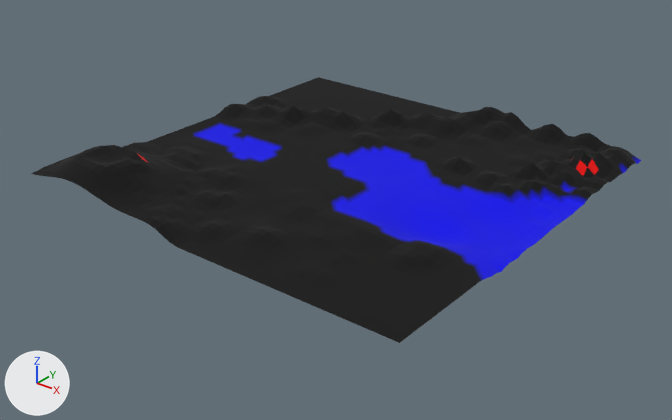
The glTF model art/world/export/world_landscape_400m.glb, before and after one commit.
Both versions are drawn from a 50 mm lens placed at (486.0, -624.0, 343.0), pointed at (6.0, -23.0, -29.0). Arrows for +X, +Y and +Z are at lower left; the lights stay in place. The first picture is the older version. Where no turn or scale is listed for an object, it has been applied to the vertices. Vertices at exactly the same position are counted once.

Names of what the first picture shows: 'geo'.
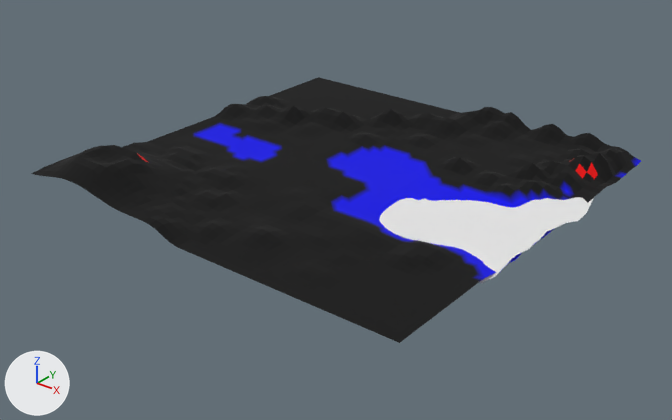
Patch to the scene script:
```diff
--- a/art/world/export/world_landscape_400m.glb.py
+++ b/art/world/export/world_landscape_400m.glb.py
@@ mat_water_placeholder @@
+mat_water_placeholder = principled_material('water_placeholder')
+mat_water_placeholder.base_color = (0.8, 0.8, 0.8)  # white #e7e7e7
+mat_water_placeholder.roughness = 1.0
@@ me_plane_001 @@
 # used by ob_geo; location = (0.0, 0.0, 0.0)
-me_plane_001.from_pydata(...)  # 2704 vertices, 5202 faces; spans x -200.0..200.0, y -200.0..200.0, z -12.0..31.0
+me_plane_001.from_pydata(...)  # 2704 vertices, 5202 faces; spans x -200.0..201.0, y -200.0..200.0, z -12.0..31.0
+# me_plane_001 part 1: 118 of 2704 vertices moved; they spanned x 161.0..200.0, y -90.0..200.0, z -6.0..18.0 and now span x 161.0..201.0, y -90.0..200.0, z -7.0..14.0; mean shift (0.0, 0.0, -3.0); largest move (192.0, 176.0, 6.0) -> (192.0, 176.0, -4.0)
+# other edits to the shape of me_plane_001 do not show in these pictures
 me_plane_001.materials.append(mat_ground_placeholder)
@@ me_plane @@
+me_plane.from_pydata(...)  # 446 vertices, 802 faces; spans x -49.0..99.0, y -54.0..144.0, z -9.0
+me_plane.materials.append(mat_water_placeholder)  # white #e7e7e7
@@ ob_ocean @@
+ob_ocean = bpy.data.objects.new('Ocean', me_plane)
+ob_ocean.location = (110.1, -43.0, 5.8)
```

Where the change shows, as pixel boxes (x1, y1, x2, y2) in the pictures (672 x 420 px; the box of a moved part takes in the faces that stretch with it):
'Ocean', added
    after: (379, 197, 594, 283)
part 1 of me_plane_001, moved or reshaped
    both: (468, 147, 641, 281)
